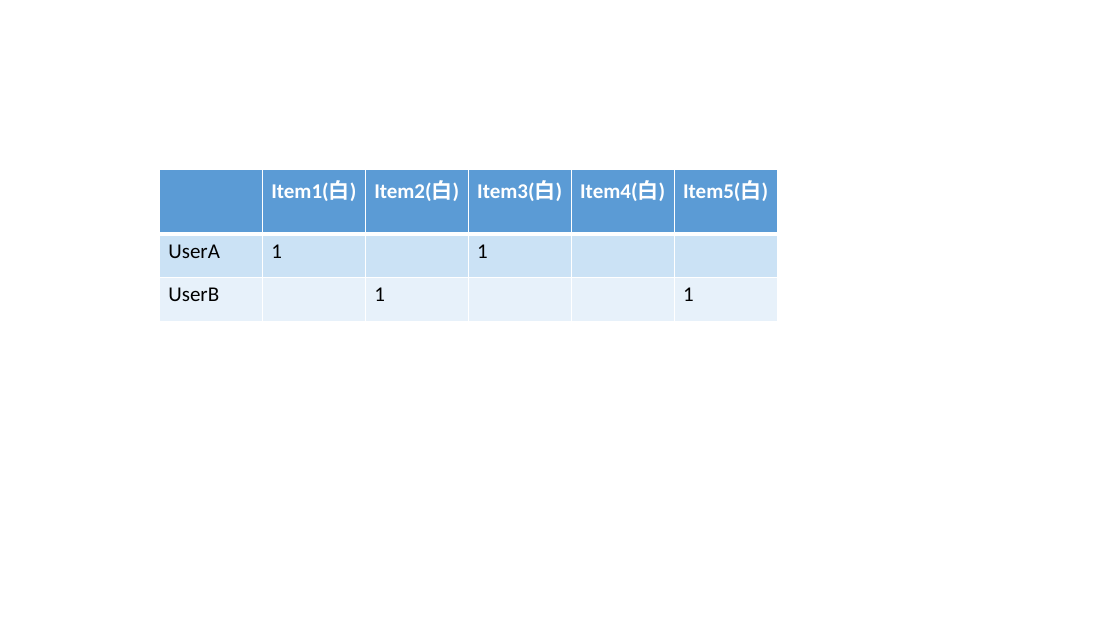
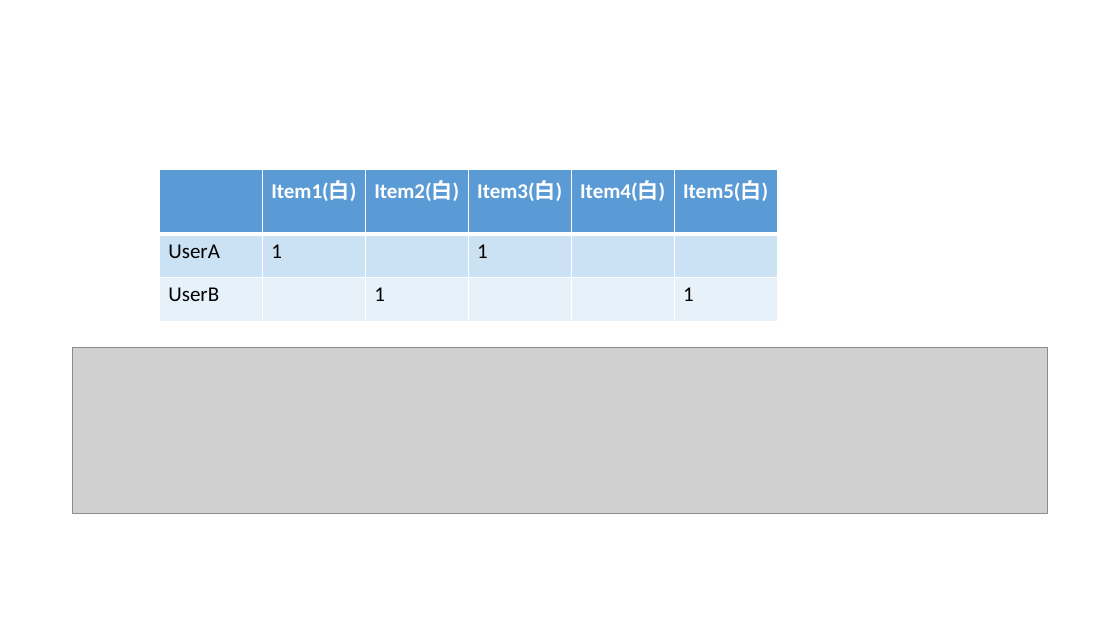
Before and after one commit to we333/m2_paper, a slide deck: slide 3 of ppt.pptx. Drawn at 1120x630 pixels with LibreOffice and Linux fonts; fonts in the diff are those of the drawing; grey boxes stand for pictures. Boxes give left, top, right and bottom in pixels: in the first picture for what was removed or moved away, otherwise in the second. Text is boxed around its words. In the diff, an @@ line names an element or a change of style, - is before the commit and + after.

```diff
--- a/ppt.pptx
+++ b/ppt.pptx
@@ table: place and size @@
-table at <box>160,170,780,389</box>
+table at <box>160,170,780,305</box>
@@ picture added at <box>72,348,1048,514</box> @@
```
Also in this commit, not shown: 2 other slides changed, 1 slide added, 4 other files.
